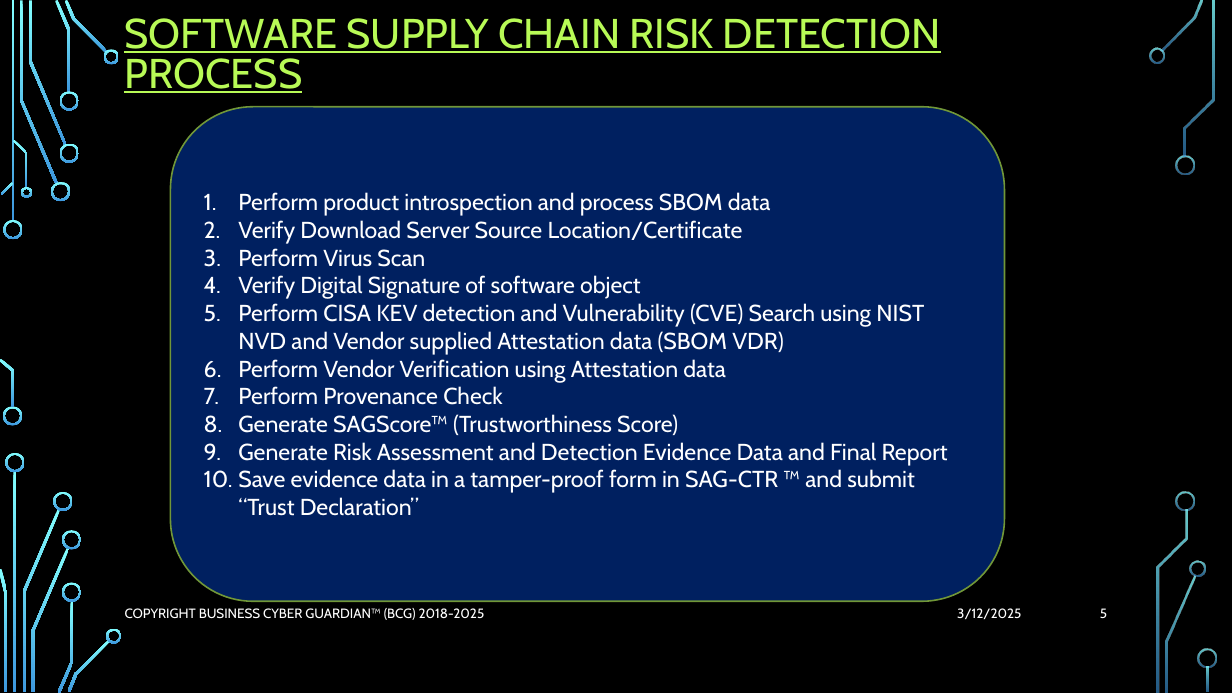
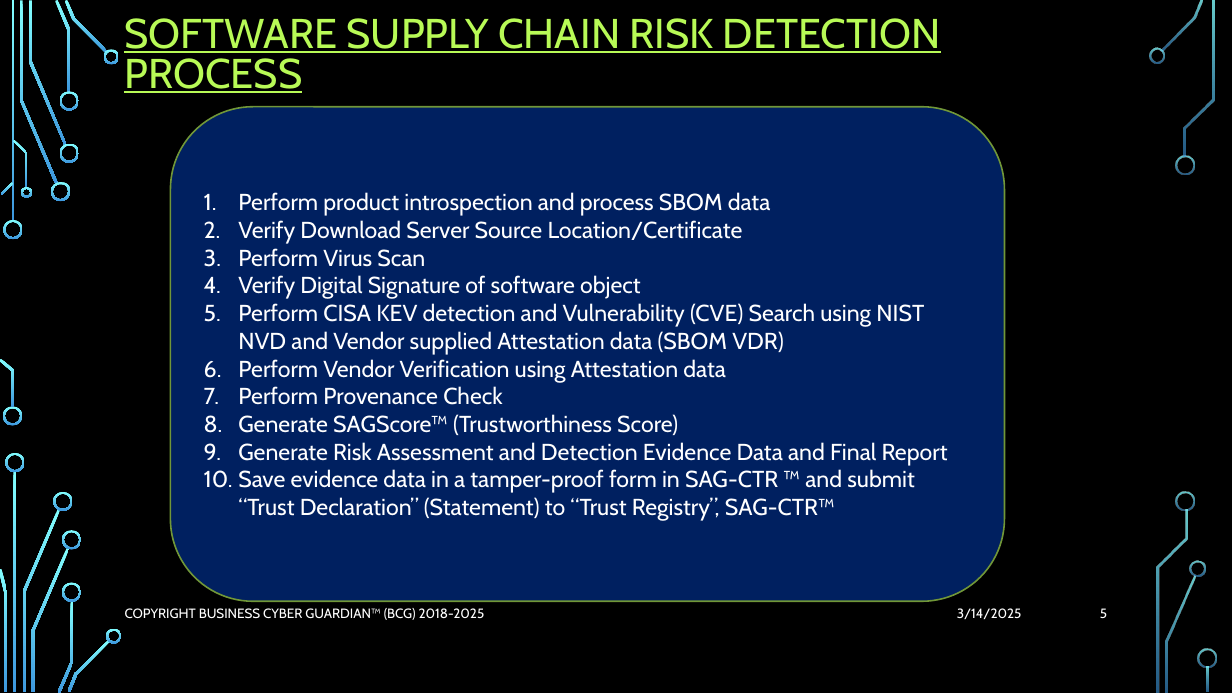
Before and after one commit to rjb4standards/Presentations, a slide deck: slide 5 of 20250321-SAG-CTR.pptx. Drawn at 1232x693 pixels with LibreOffice and Linux fonts; fonts in the diff are those of the drawing; background and template pictures are left out. Boxes give left, top, right and bottom in pixels: in the first picture for what was removed or moved away, otherwise in the second. Text is boxed around its words. In the diff, an @@ line names an element or a change of style, - is before the commit and + after.

```diff
--- a/20250321-SAG-CTR.pptx
+++ b/20250321-SAG-CTR.pptx
@@ text in rounded rectangle at bbox=[238, 469, 914, 521]: text changed @@
-10. Save evidence data in a tamper-proof form in SAG-CTR ™ and submit “Trust Declaration”
+10. Save evidence data in a tamper-proof form in SAG-CTR ™ and submit “Trust Declaration” (Statement) to “Trust Registry”, SAG-CTR™
@@ text at bbox=[957, 608, 1022, 619]: text changed @@
-3/12/2025
+3/14/2025
```
Also in this commit, not shown: 12 other slides changed.
